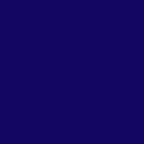
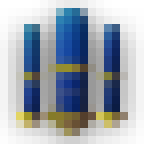
Layer changes from the first 144x144 image to the second:
added group "dark_matter_fuel_rods 1" with 2 layers above "green_bg (for testing)" over [16, 8, 128, 136]
added layer "sr_dark_matter_fuel_rods 1 - container" in group "dark_matter_fuel_rods 1" over [16, 56, 128, 136]
renamed "Layer 3" to "sr_dark_matter_fuel_rods 1", moved it into group "dark_matter_fuel_rods 1", painted on it, masked it over [24, 8, 120, 128]
renamed "Layer 2" to "blue_bg (for testing)", hid it over [0, 0, 144, 144]
renamed "Layer 1" to "black_bg (for testing)", hid it over [0, 0, 144, 144]
renamed "Layer 0" to "white_bg (for testing)", hid it over [0, 0, 144, 144]
